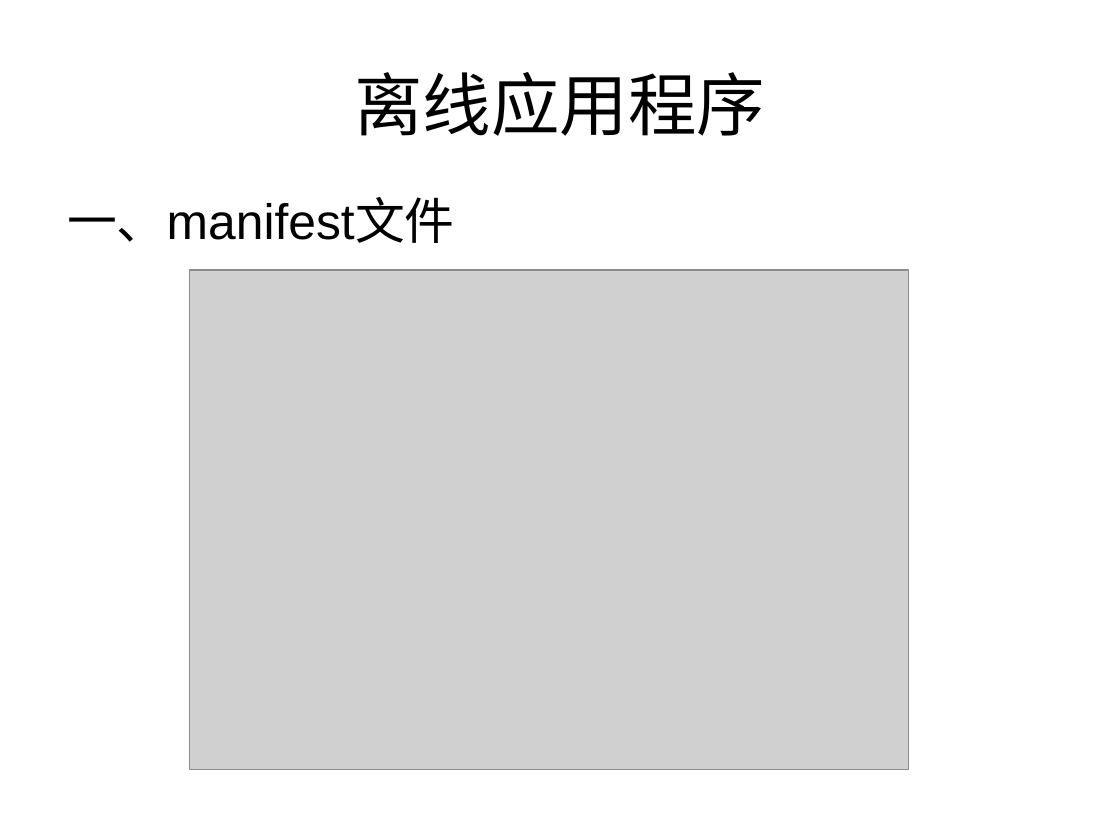
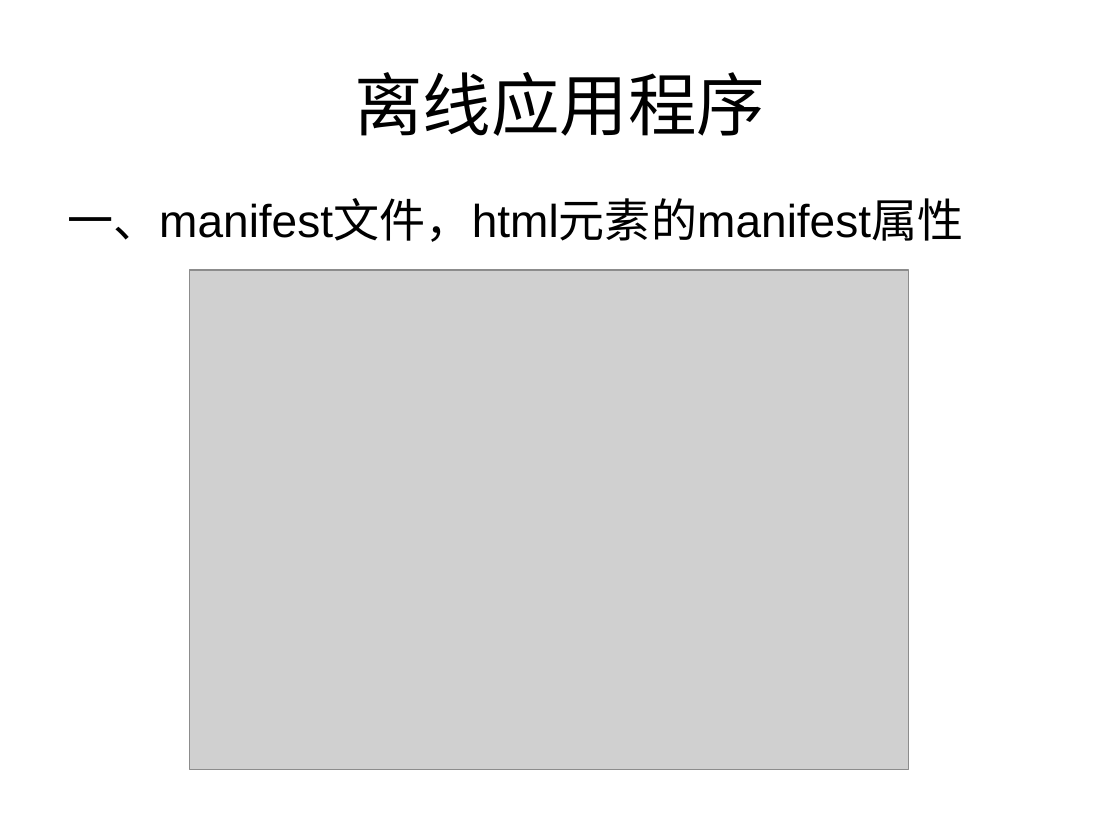
Before and after one commit to testuser2213/tom-wang-manual, a slide deck: slide 17 of manual/html5/share/关于HTML5的分享.ppt. Drawn at 1120x840 pixels with LibreOffice and Linux fonts; fonts in the diff are those of the drawing; grey boxes stand for pictures. Boxes give left, top, right and bottom in pixels: in the first picture for what was removed or moved away, otherwise in the second. Text is boxed around its words. In the diff, an @@ line names an element or a change of style, - is before the commit and + after.

```diff
--- a/manual/html5/share/关于HTML5的分享.ppt
+++ b/manual/html5/share/关于HTML5的分享.ppt
@@ text at box(67, 198, 964, 242): text changed; size 32 to 29.6 pt @@
-一、manifest文件
+一、manifest文件，html元素的manifest属性
```
Also in this commit, not shown: 1 other slide changed, 1 slide added, 2 other files.
